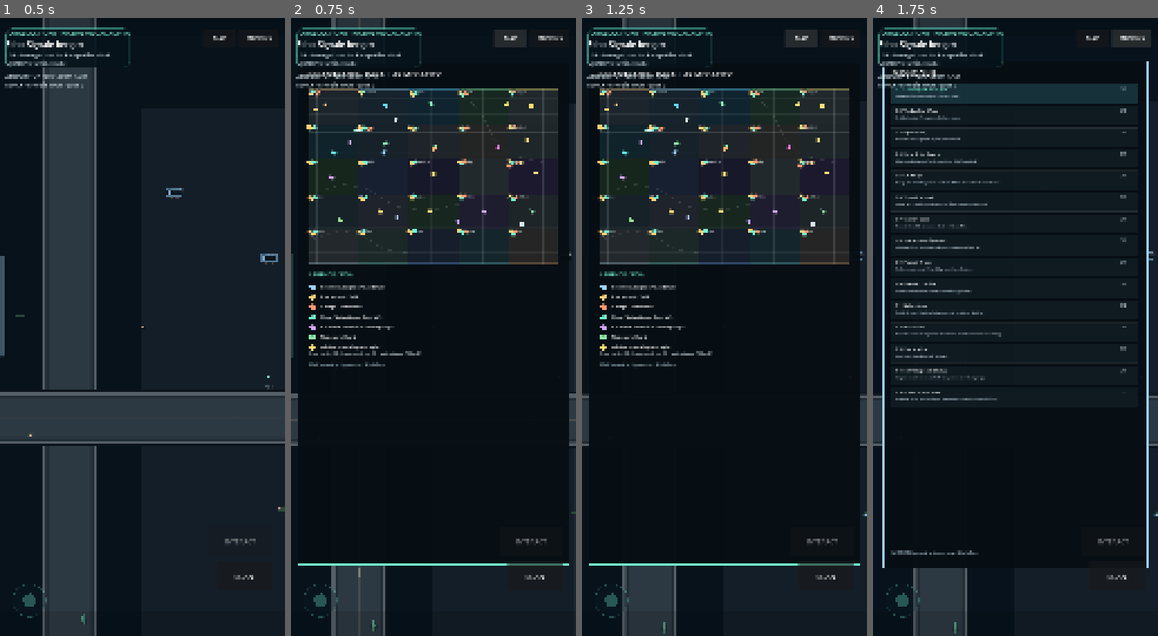
Above: before the commit, frames 1-4 (left to right).
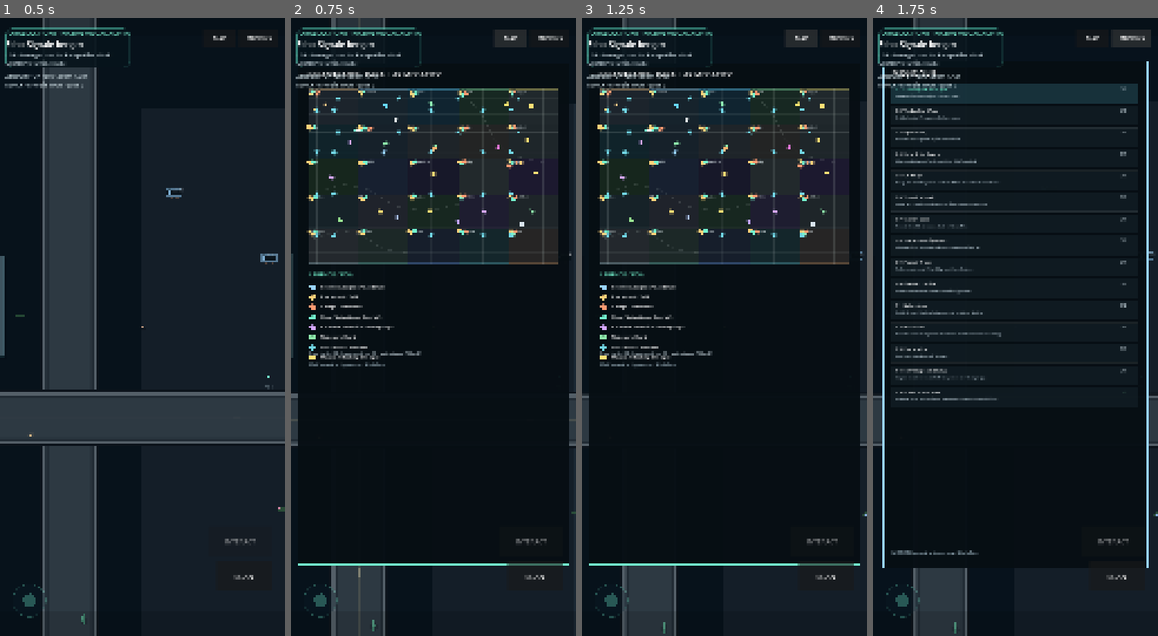
Above: after the commit, the same moments.

Repository: chekento/parallaxhunt
Game: Godot game, scene res://scenes/Main.tscn
Same seed, same stepped clock (60 frames per second), same inputs: the game is played once before the commit and once after it.
Inputs:
- Up to frame 1 (0.5 s): no input
- Up to frame 2 (0.75 s): click "MAP" at 0.5 s
- Up to frame 3 (1.25 s): no input
- Up to frame 4 (1.75 s): click "MISSIONS" at 1.25 s

Frame 1 is identical in both runs. In frame 2, 0.5% of the frame differs, in the area x 6-81%, y 12-56%; in frame 3, 0.5%; in frame 4, nothing differs.

Commit message:
Add functional transit stops boarding and map integration

Diff:
--- a/scripts/main.gd
+++ b/scripts/main.gd
@@ -81,6 +81,8 @@
 var jobs_done: int = 0
 var active_job: Dictionary = {}
 var side_job_sites: Array = []
+var transit_riding: int = -1
+var transit_stops: Array = []
 var autosave_timer: float = 0.0
 var commerce_panel: PanelContainer
 var commerce_title: Label
@@ -120,6 +122,7 @@
     _generate_visual_props()
     _generate_storefronts()
     _generate_transit()
+    _build_transit_stops()
     _generate_collectibles()
     _build_ui()
     _build_audio()
@@ -522,7 +525,10 @@
             "speed":0.010 + float(i) * 0.0015,
             "reverse":i % 2 == 1,
             "color":[Color("#64d7c1"),Color("#f0b45f"),Color("#7ab8ff"),Color("#c79bff")][i % 4],
-            "line":"B%d" % (12 + i * 4)
+            "line":"B%d" % (12 + i * 4),
+            "dwell":0.0,
+            "at_stop":false,
+            "stop_index":-1
         })
     var tram_routes := [1, 7, 10]
     for i in range(tram_routes.size()):
@@ -533,8 +539,21 @@
             "speed":0.008 + float(i) * 0.0012,
             "reverse":i % 2 == 0,
             "color":[Color("#e66a84"),Color("#67cde8"),Color("#f0d36d")][i % 3],
-            "line":"T%d" % (2 + i)
+            "line":"T%d" % (2 + i),
+            "dwell":0.0,
+            "at_stop":false,
+            "stop_index":-1
         })
+
+func _build_transit_stops() -> void:
+    transit_stops.clear()
+    for vi in range(transit_vehicles.size()):
+        var tv: Dictionary = transit_vehicles[vi]
+        var rd = roads[int(tv.road)]
+        for si in range(4):
+            var tt: float = 0.12 + float(si)*0.24
+            var pos := _sample_polyline(rd.points,tt)
+            transit_stops.append({"vehicle":vi,"t":tt,"pos":pos,"line":str(tv.line),"name":"%s · Halt %d" % [str(tv.line),si+1]})
 
 func _generate_collectibles() -> void:
     fragments.clear()
@@ -781,6 +800,9 @@
     sensor_view = sensor_view.lerp(Vector2.ZERO, minf(1.0,delta*2.0))
 
 func _update_player(delta: float) -> void:
+    if transit_riding >= 0:
+        move_vec = Vector2.ZERO
+        return
     if map_open or missions_open or minigame_open or commerce_panel.visible:
         vehicle_velocity = move_toward(vehicle_velocity,0.0,delta*320.0)
         return
@@ -843,10 +865,41 @@
 
 func _update_transit(delta: float) -> void:
     for i in range(transit_vehicles.size()):
-        var tveh = transit_vehicles[i]
-        var direction := -1.0 if tveh.reverse else 1.0
-        tveh.t = fposmod(float(tveh.t) + float(tveh.speed) * delta * direction, 1.0)
-        transit_vehicles[i] = tveh
+        var tveh: Dictionary = transit_vehicles[i]
+        var dwell: float = float(tveh.get("dwell",0.0))
+        if dwell > 0.0:
+            dwell = maxf(0.0,dwell-delta)
+            tveh["dwell"]=dwell
+            tveh["at_stop"]=dwell>0.0
+            transit_vehicles[i]=tveh
+            continue
+        var direction: float = -1.0 if bool(tveh.reverse) else 1.0
+        var old_t: float = float(tveh.t)
+        var new_t: float = fposmod(old_t + float(tveh.speed)*delta*direction,1.0)
+        tveh["t"]=new_t
+        tveh["at_stop"]=false
+        tveh["stop_index"]=-1
+        for stop in transit_stops:
+            if int(stop.vehicle)!=i:
+                continue
+            var st: float = float(stop.t)
+            var crossed := false
+            if direction>0.0:
+                crossed = (old_t<=st and new_t>=st) or (new_t<old_t and (st>=old_t or st<=new_t))
+            else:
+                crossed = (old_t>=st and new_t<=st) or (new_t>old_t and (st<=old_t or st>=new_t))
+            if crossed:
+                tveh["t"]=st
+                tveh["dwell"]=3.2
+                tveh["at_stop"]=true
+                tveh["stop_index"]=transit_stops.find(stop)
+                break
+        transit_vehicles[i]=tveh
+    if transit_riding>=0 and transit_riding<transit_vehicles.size():
+        var ride: Dictionary = transit_vehicles[transit_riding]
+        var road = roads[int(ride.road)]
+        player_pos = _sample_polyline(road.points,float(ride.t))
+        camera_pos = player_pos
 
 func _update_secrets() -> void:
     for i in range(secrets.size()):
@@ -886,6 +939,8 @@
     var mode: String = "Inside · %s" % interior_name if interior_active else "On foot"
     if current_vehicle >= 0:
         mode = "Driving · %s" % str(parked_cars[current_vehicle]["class"]).capitalize()
+    elif transit_riding >= 0 and transit_riding < transit_vehicles.size():
+        mode = "Transit · %s" % str(transit_vehicles[transit_riding].line)
     status_label.text = "%s · %s · Zoom %.2fx\n%d CR · Energie %d%% · Jobs %d" % [("Interior" if interior_active else current_district),mode,world_zoom,credits,int(energy),jobs_done]
     var near := _nearest_interactable()
     interact_button.disabled = near.is_empty()
@@ -901,7 +956,10 @@
     var n := _nearest_interactable()
     if n.is_empty():
         return
-    if n.type == "interior_exit":
+    if n.type == "transit":
+        _toggle_transit(int(n.index))
+        return
+    elif n.type == "interior_exit":
         _leave_interior()
         return
     elif n.type == "interior_feature":
@@ -958,6 +1016,11 @@
             _play_sfx("vehicle")
 
 func _nearest_interactable() -> Dictionary:
+    if transit_riding>=0:
+        var tv: Dictionary = transit_vehicles[transit_riding]
+        if bool(tv.get("at_stop",false)):
+            return {"type":"transit","index":transit_riding,"action":"AUSSTEIGEN"}
+        return {}
     if interior_active:
         var exit_pos := Vector2(interior_size.x*0.5,interior_size.y-48)
         if interior_player_pos.distance_to(exit_pos) < 78.0:
@@ -984,6 +1047,16 @@
         if d2 < 88.0 and d2 < bd:
             best = {"type":"secret","index":j,"action":"OPEN SECRET"}
             bd = d2
+    for ti in range(transit_vehicles.size()):
+        var tv: Dictionary = transit_vehicles[ti]
+        if not bool(tv.get("at_stop",false)):
+            continue
+        var rd = roads[int(tv.road)]
+        var tp: Vector2 = _sample_polyline(rd.points,float(tv.t))
+        var dt: float = player_pos.distance_to(tp)
+        if dt < 115.0 and dt < bd:
+            best = {"type":"transit","index":ti,"action":"EINSTEIGEN %s" % str(tv.line)}
+            bd = dt
     if not active_job.is_empty():
         var target_pos: Vector2 = Vector2(active_job.get("target",Vector2.ZERO))
         var djob: float = player_pos.distance_to(target_pos)
@@ -1044,6 +1117,7 @@
     _draw_trees()
     _draw_vegetation_props()
     _draw_storefronts()
+    _draw_transit_stops()
     _draw_jobboards()
     _draw_street_props()
     _draw_pedestrians()
@@ -1515,6 +1589,16 @@
             draw_circle(c,t.r,t.tint.darkened(0.2))
             draw_circle(c+Vector2(-5,-5),t.r*0.62,t.tint.lightened(0.12))
             draw_circle(c+Vector2(7,-1),t.r*0.48,t.tint)
+
+func _draw_transit_stops() -> void:
+    for st in transit_stops:
+        if player_pos.distance_to(Vector2(st.pos))>1700.0:
+            continue
+        var c := _project(Vector2(st.pos),6)
+        draw_line(c,c+Vector2(0,-28),Color("#697980"),2.5,true)
+        draw_rect(Rect2(c+Vector2(-18,-44),Vector2(36,20)),Color(0.04,0.09,0.11,0.94),true)
+        draw_rect(Rect2(c+Vector2(-18,-44),Vector2(36,20)),Color("#72d7e6"),false,1.5)
+        draw_string(ThemeDB.fallback_font,c+Vector2(-14,-40),str(st.line),HORIZONTAL_ALIGNMENT_CENTER,28,9,Color.WHITE)
 
 func _draw_jobboards() -> void:
     for j in side_job_sites:
@@ -2346,6 +2430,32 @@
     if not any_on:
         _finish_minigame()
 
+func _toggle_transit(index: int) -> void:
+    if transit_riding>=0:
+        var ride: Dictionary = transit_vehicles[transit_riding]
+        if not bool(ride.get("at_stop",false)):
+            _notify("Aussteigen erst am nächsten Halt.")
+            return
+        var road = roads[int(ride.road)]
+        var tang := _polyline_tangent(road.points,float(ride.t))
+        var normal := Vector2(-tang.y,tang.x)
+        player_pos = _sample_polyline(road.points,float(ride.t)) + normal*85.0
+        transit_riding=-1
+        _play_sfx("vehicle")
+        _notify("ÖPNV verlassen.")
+        return
+    if index<0 or index>=transit_vehicles.size():
+        return
+    var tv: Dictionary = transit_vehicles[index]
+    if not bool(tv.get("at_stop",false)):
+        _notify("Fahrzeug ist nicht am Halt.")
+        return
+    transit_riding=index
+    current_vehicle=-1
+    vehicle_velocity=0.0
+    _play_sfx("vehicle")
+    _notify("%s bestiegen." % str(tv.line))
+
 func _save_game() -> void:
     var data := {
         "player":[player_pos.x,player_pos.y],
@@ -2622,6 +2732,8 @@
         _draw_map_marker(_map_point(Vector2(p.pos),map_rect),Color("#d6a8ff"),"H")
     for j in side_job_sites:
         _draw_map_marker(_map_point(Vector2(j.pos),map_rect),Color("#8de9aa"),"J")
+    for ts in transit_stops:
+        _draw_map_marker(_map_point(Vector2(ts.pos),map_rect),Color("#72d7e6"),"T")
     if not active_job.is_empty():
         _draw_map_marker(_map_point(Vector2(active_job.get("target",Vector2.ZERO)),map_rect),Color("#ffffff"),"➤")
     for m in mission_sites:
@@ -2640,6 +2752,7 @@
         ["S","Shop / betretbares Geschäft",Color("#73f3ce")],
         ["H","Kaufbare Immobilie / Hausgarage",Color("#d6a8ff")],
         ["J","Nebenjob-Board",Color("#8de9aa")],
+        ["T","Bus-/Tram-Haltestelle",Color("#72d7e6")],
         ["!","Mission / Hacking-Minispiel",Color("#ffdf75")]
     ]
     for row in legend:
